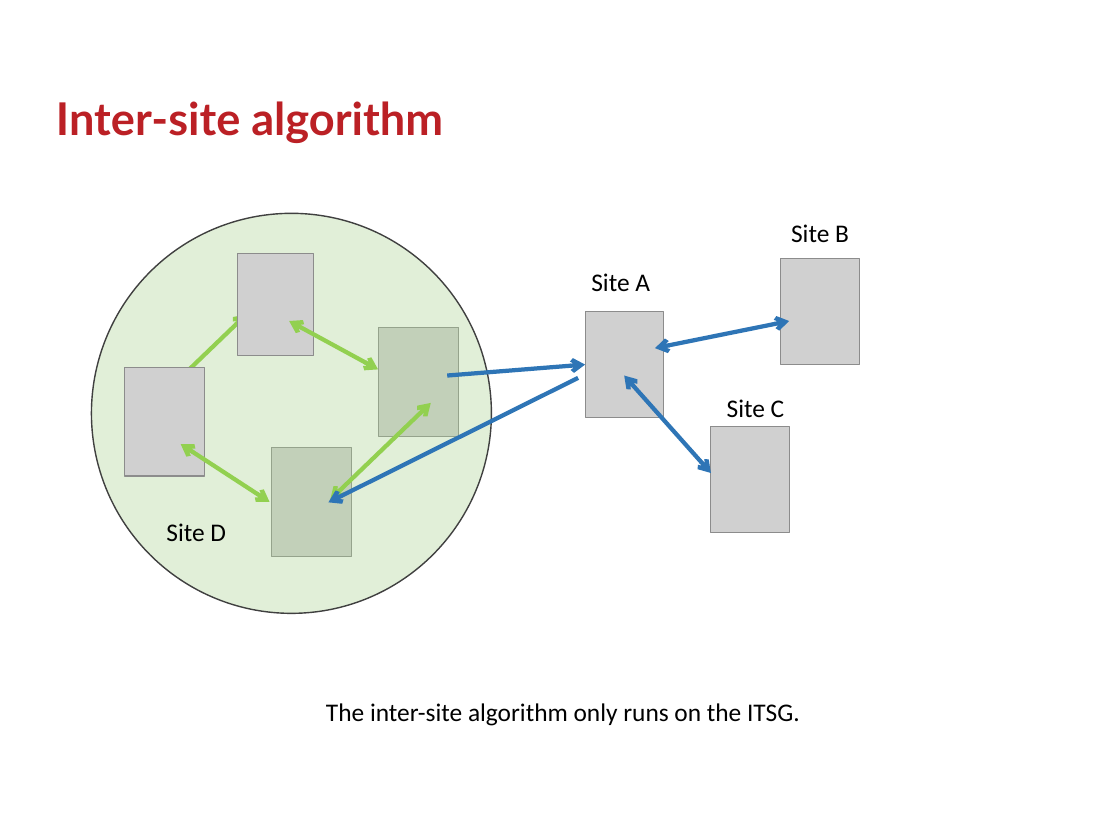
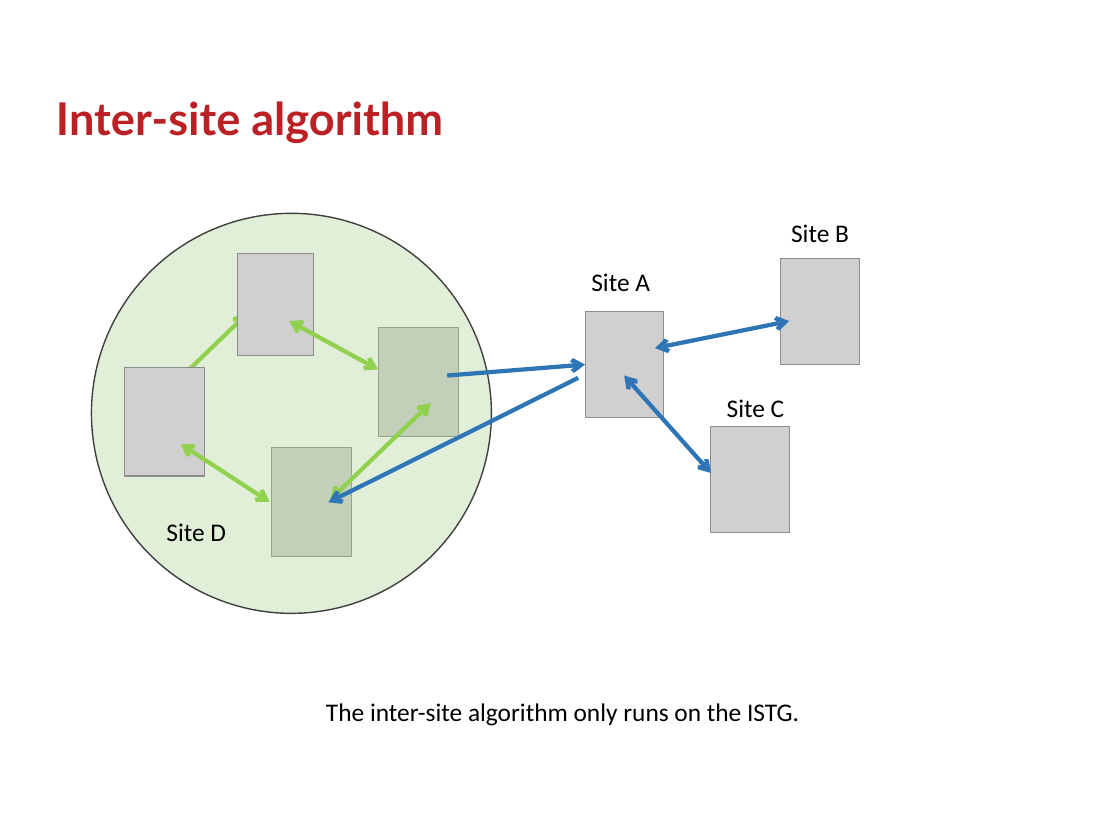
Before and after one commit to GSam/Slides, a slide deck: slide 22 of Samba KCC.pptx. Drawn at 1120x840 pixels with LibreOffice and Linux fonts; fonts in the diff are those of the drawing; grey boxes stand for pictures; background and template pictures are left out. Boxes give left, top, right and bottom in pixels: in the first picture for what was removed or moved away, otherwise in the second. Text is boxed around its words. In the diff, an @@ line names an element or a change of style, - is before the commit and + after.

```diff
--- a/Samba KCC.pptx
+++ b/Samba KCC.pptx
@@ text at bbox=[326, 703, 799, 726]: text changed @@
-The inter-site algorithm only runs on the ITSG.
+The inter-site algorithm only runs on the ISTG.
```
Also in this commit, not shown: 13 other slides changed, 11 slides added, 7 slides removed, 1 other file.
